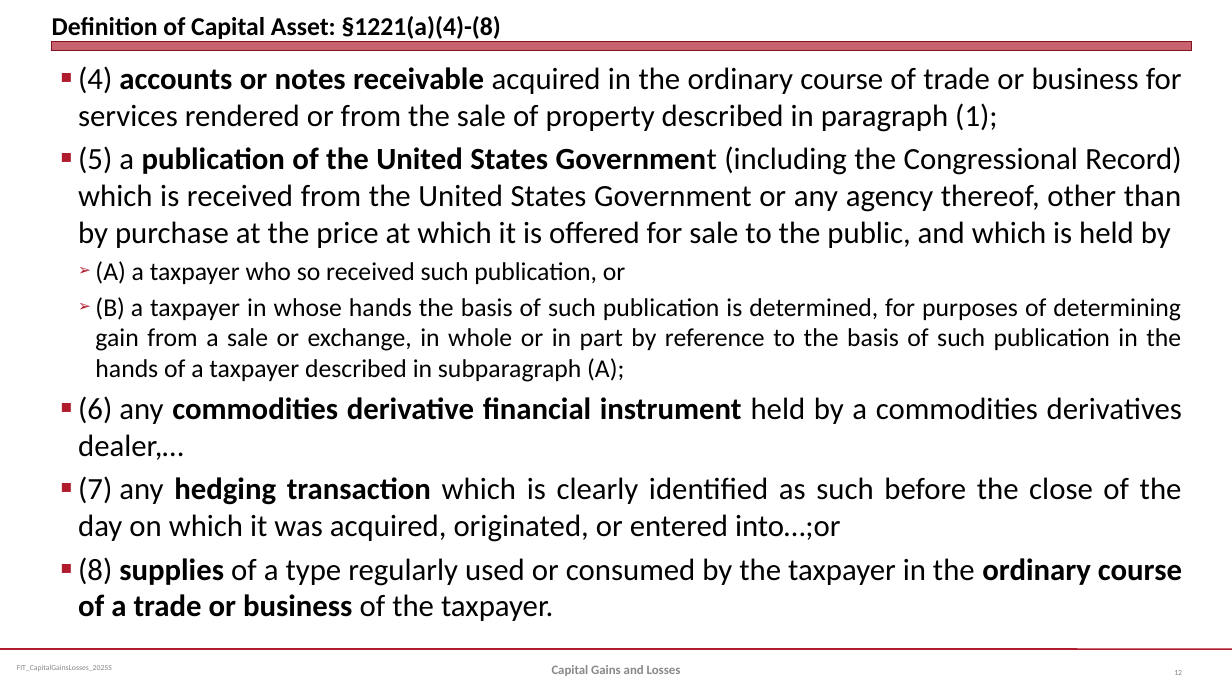
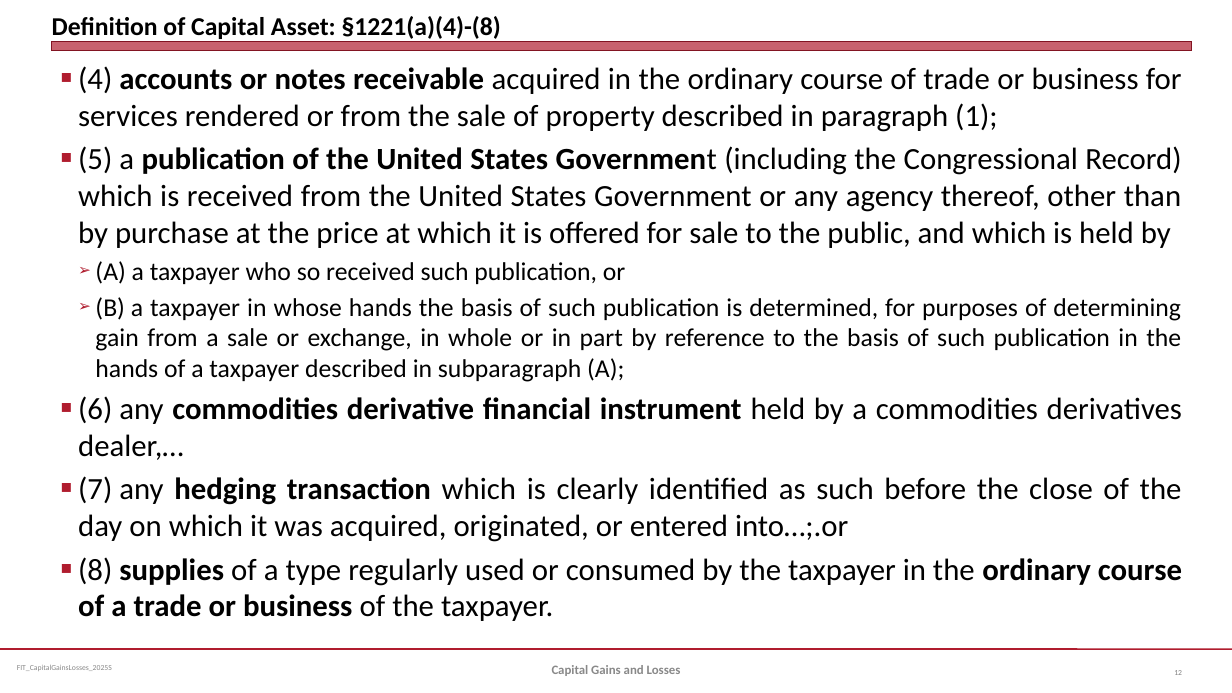
Before and after one commit to jmc877/Fed-Income-Tax, a slide deck: slide 12 of slides/FIT_CapitalGainsLosses_2025S.pptx. Drawn at 1232x693 pixels with LibreOffice and Linux fonts; fonts in the diff are those of the drawing. Boxes give left, top, right and bottom in pixels: in the first picture for what was removed or moved away, otherwise in the second. Text is boxed around its words. In the diff, an @@ line names an element or a change of style, - is before the commit and + after.

```diff
--- a/slides/FIT_CapitalGainsLosses_2025S.pptx
+++ b/slides/FIT_CapitalGainsLosses_2025S.pptx
@@ text at (x1=78, y1=476, x2=1182, y2=542): text changed @@
-■ (7) any hedging transaction which is clearly identified as such before the close of the day on which it was acquired, originated, or entered into…;or
+■ (7) any hedging transaction which is clearly identified as such before the close of the day on which it was acquired, originated, or entered into…;.or
```
Also in this commit, not shown: 1 other file.
